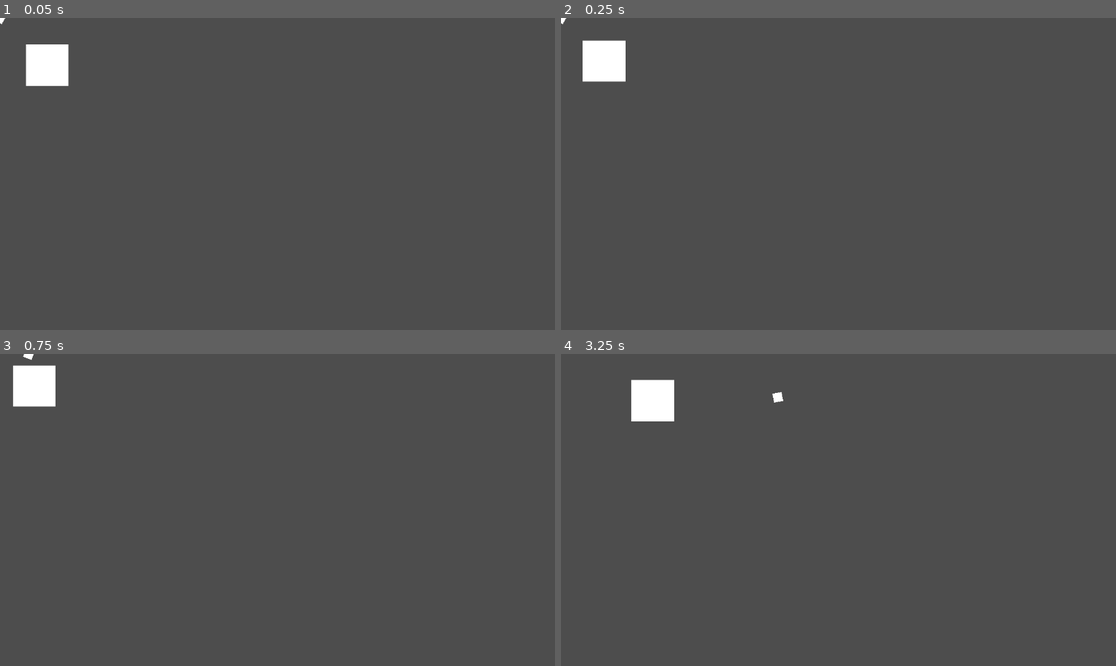
Above: before the commit, frames 1-4 (two rows, left to right).
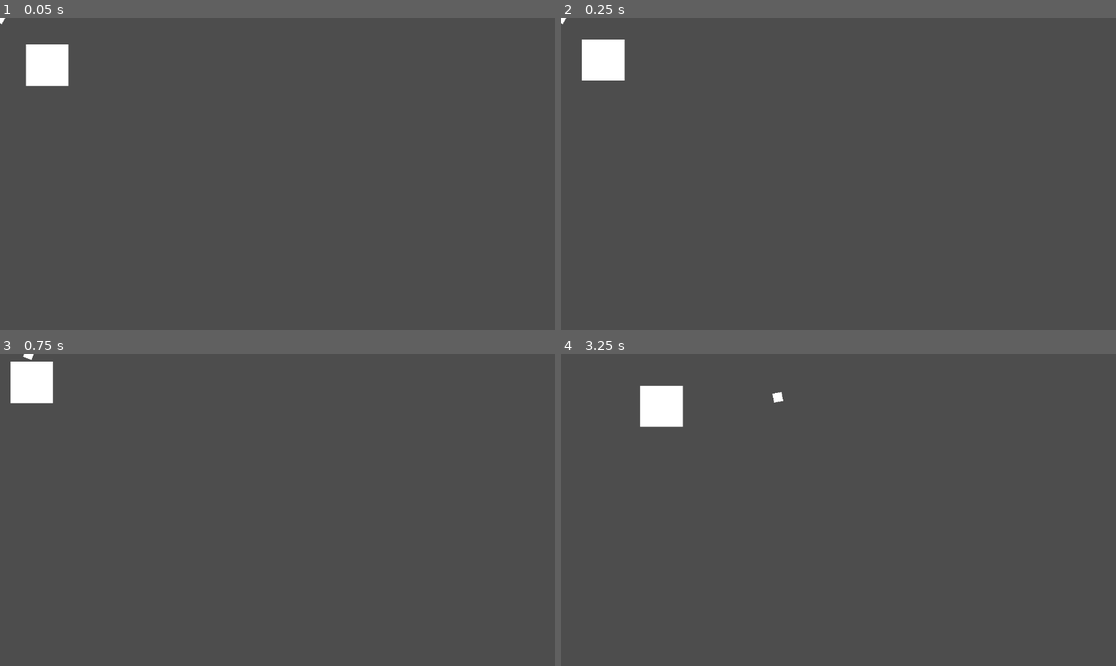
Above: after the commit, the same moments.

Repository: Belphonz/GlobalGameJam2024
Game: Godot game, scene res://scenes/testScene.tscn
Two runs of this game, one before a commit and one after it. Both use one fixed random seed, a clock stepped at 60 frames per second and the inputs below. This scene is started directly instead of the project's main scene.
Inputs (mouse positions are in pixels of both pictures, inside the frame that each line leads up to):
- Up to frame 1 (0.05 s): no input
- Up to frame 2 (0.25 s): no input
- Up to frame 3 (0.75 s): move the mouse to (399, 494) at 0.52 s; hold D (move_right) from 0.53 s (still down)
- Up to frame 4 (3.25 s): move the mouse to (727, 525) at 1.27 s; release D (move_right) at 1.28 s; hold S (move_down) 1.28-2.03 s; move the mouse to (894, 441) at 2.02 s; hold D (move_right) 2.03-2.78 s; move the mouse to (810, 572) at 2.77 s; hold W (move_up) from 2.78 s (still down)

Frame 1 is identical in both runs. In frame 2, 0.1% of the frame differs, in the area x 3-12%, y 6-21%; in frame 3, 0.3%; in frame 4, 0.7%, in the area x 12-23%, y 8-24%.

Commit message:
Bullet offset should now work

Diff:
--- a/scripts/enemy/clownWithAK47.gd
+++ b/scripts/enemy/clownWithAK47.gd
@@ -5,6 +5,13 @@
 var attackSpeed:float=0.2
 @export
 var _moveSpeed:float = 0.5
+@export
+var fireCone:float = 1/4.0 * PI
+@export
+var fireChangeRate:float = 1/32.0 * PI
+
+var offset:float=0
+var fireChange=fireChangeRate
 
 var attackTimer:float=0
 
@@ -20,8 +27,21 @@
 func attack(delta):	#Function called every frame
 	attackTimer+=delta
 	if(attackTimer>=attackSpeed):
+
+		var cosOffset:float=cos(offset)	#Get fire direction with offset
+		var sinOffset:float=sin(offset)
+		var attackDirection:Vector2=Vector2(cosOffset*playerDirection.x-sinOffset*playerDirection.y,sinOffset*playerDirection.x+cosOffset*playerDirection.y)
+
+		offset+=fireChange#Adjust offset
+
+		if(abs(offset)>fireCone):	#Flip direction of bullet movement
+			fireChange*=-1
+			offset+=fireChange
+
+		velocity+=attackDirection * 120.0
+		move_and_slide()
 		attackTimer=0
-		print("Test")		#TODO: Add shooting bullet
+		print(offset)		#TODO: Add shooting bullet
 
 func move(delta):
 	velocity=playerDirection * moveSpeed
Not shown, added: scenes/tesAD27.tmp
Not shown, added: scenes/tesD833.tmp
